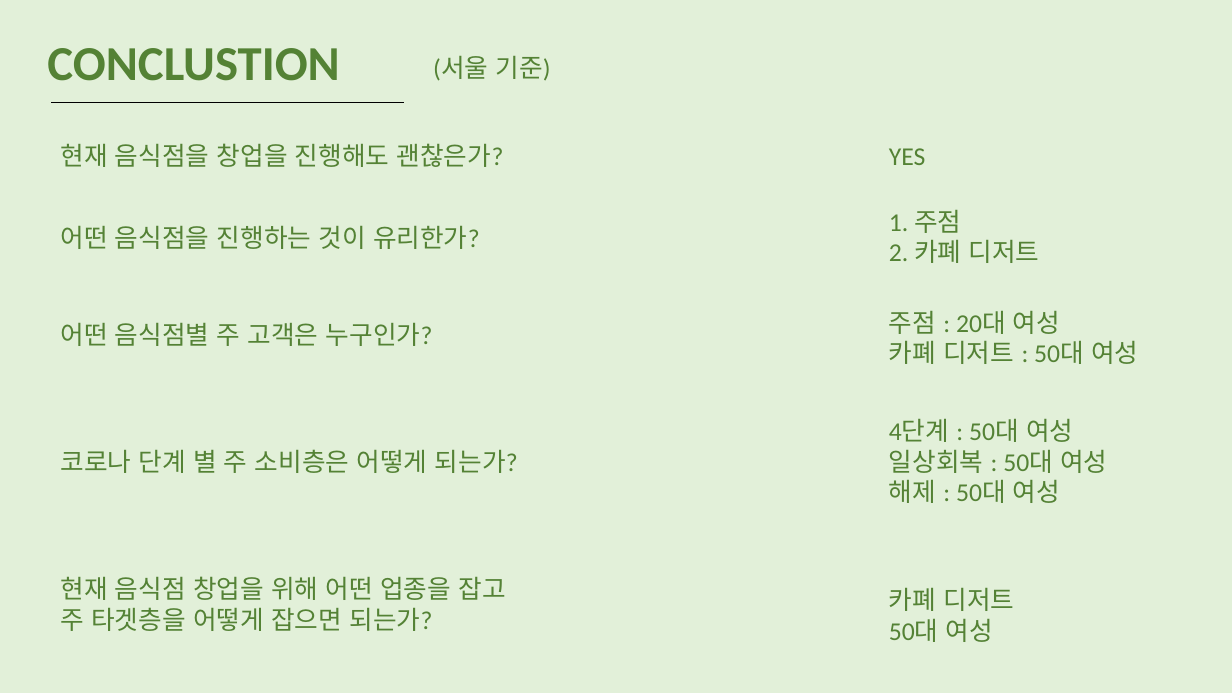
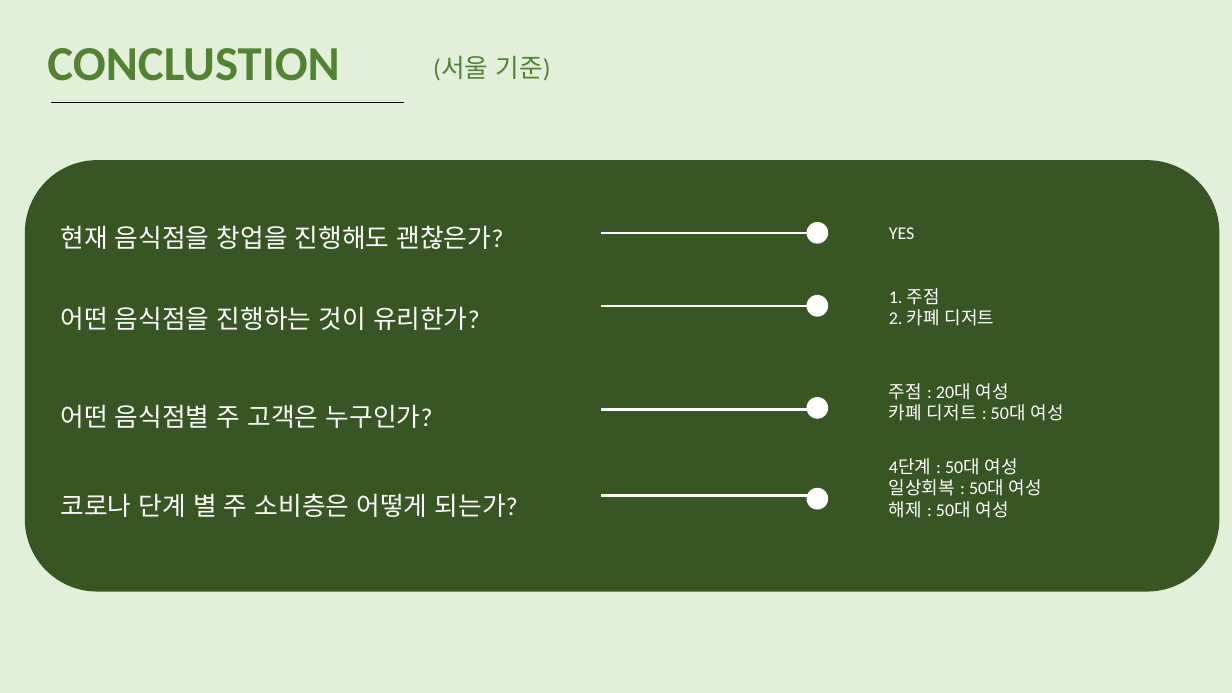
Before and after one commit to wjswjdgns/miniproject01, a slide deck: slide 5 of covid19_food.pptx. Drawn at 1232x693 pixels with LibreOffice and Linux fonts; fonts in the diff are those of the drawing. Boxes give left, top, right and bottom in pixels: in the first picture for what was removed or moved away, otherwise in the second. Text is boxed around its words. In the diff, an @@ line names an element or a change of style, - is before the commit and + after.

```diff
--- a/covid19_food.pptx
+++ b/covid19_food.pptx
@@ rounded rectangle added at [26,161,1219,592], fill #385723, outline #385723 1 pt @@
@@ line added from (601, 233) to (815, 233), #FFFFFF 2 pt @@
@@ ellipse added at [808,223,828,243], fill #FFFFFF, outline #FFFFFF 1 pt @@
@@ text "YES": place and size @@
-text "YES" at [889,148,926,165]
+text "YES" at [889,227,915,239]
@@ ellipse added at [808,296,828,316], fill #FFFFFF, outline #FFFFFF 1 pt @@
@@ text "1. 주점": place and size @@
-text "1. 주점" at [889,210,1040,263]
+text "1. 주점" at [889,288,995,326]
@@ line added from (601, 306) to (815, 306), #FFFFFF 2 pt @@
@@ size 20 to 14 pt, text colour #548235 to #FFFFFF in 4 elements at [889,458,1042,518], [889,227,915,239], [889,288,995,326], [889,383,1064,421] @@
@@ text "주점 : 20대 여성": place and size @@
-text "주점 : 20대 여성" at [889,311,1138,364]
+text "주점 : 20대 여성" at [889,383,1064,421]
@@ text colour #548235 to #FFFFFF in 4 elements at [60,493,518,517], [60,306,480,330], [60,225,504,249], [61,404,433,428] @@
@@ 3 texts: place and size @@
-3 texts at [60,143,504,346]
+3 texts at [60,225,504,428]
@@ line added from (601, 409) to (815, 409), #FFFFFF 2 pt @@
@@ ellipse added at [808,397,828,418], fill #FFFFFF, outline #FFFFFF 1 pt @@
@@ text "4단계 : 50대 여성": place and size @@
-text "4단계 : 50대 여성" at [889,419,1107,503]
+text "4단계 : 50대 여성" at [889,458,1042,518]
@@ text "코로나 단계 별 주 소비층은 ...": place and size @@
-text "코로나 단계 별 주 소비층은 ..." at [60,449,518,473]
+text "코로나 단계 별 주 소비층은 ..." at [60,493,518,517]
@@ line added from (601, 495) to (815, 495), #FFFFFF 2 pt @@
@@ ellipse added at [808,489,828,509], fill #FFFFFF, outline #FFFFFF 1 pt @@
@@ text removed at [61,576,505,631] @@
-현재 음식점 창업을 위해 어떤 업종을 잡고
-주 타겟층을 어떻게 잡으면 되는가?
@@ text removed at [889,588,1014,642] @@
-카폐 디저트
-50대 여성
```
Also in this commit, not shown: 2 other slides changed, 1 slide added.
